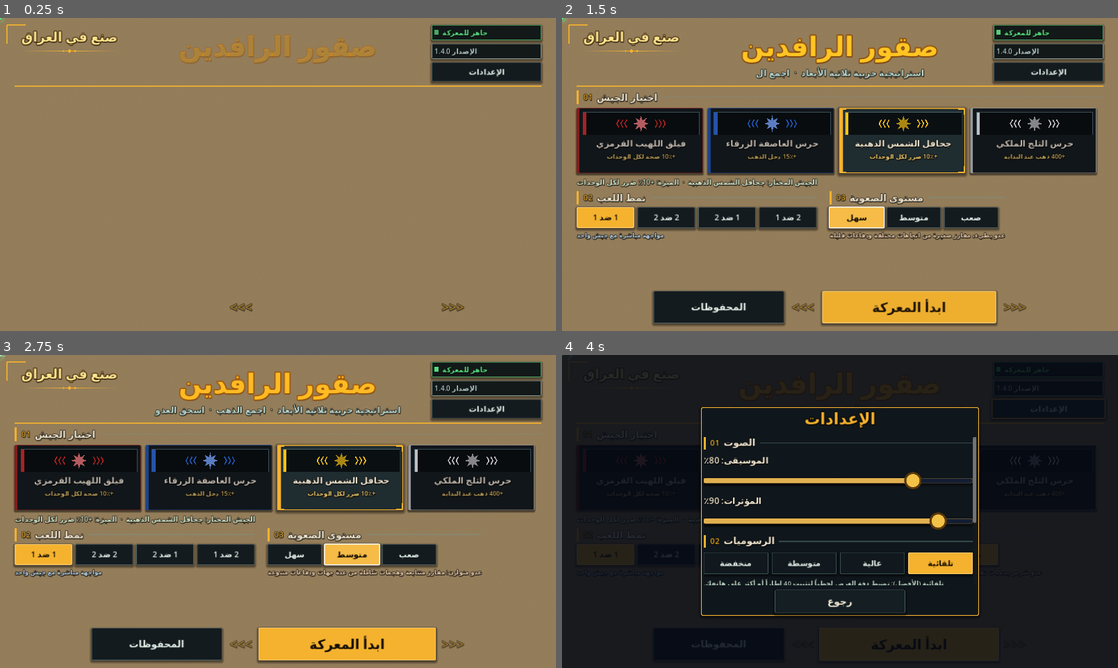
Above: before the commit, frames 1-4 (two rows, left to right).
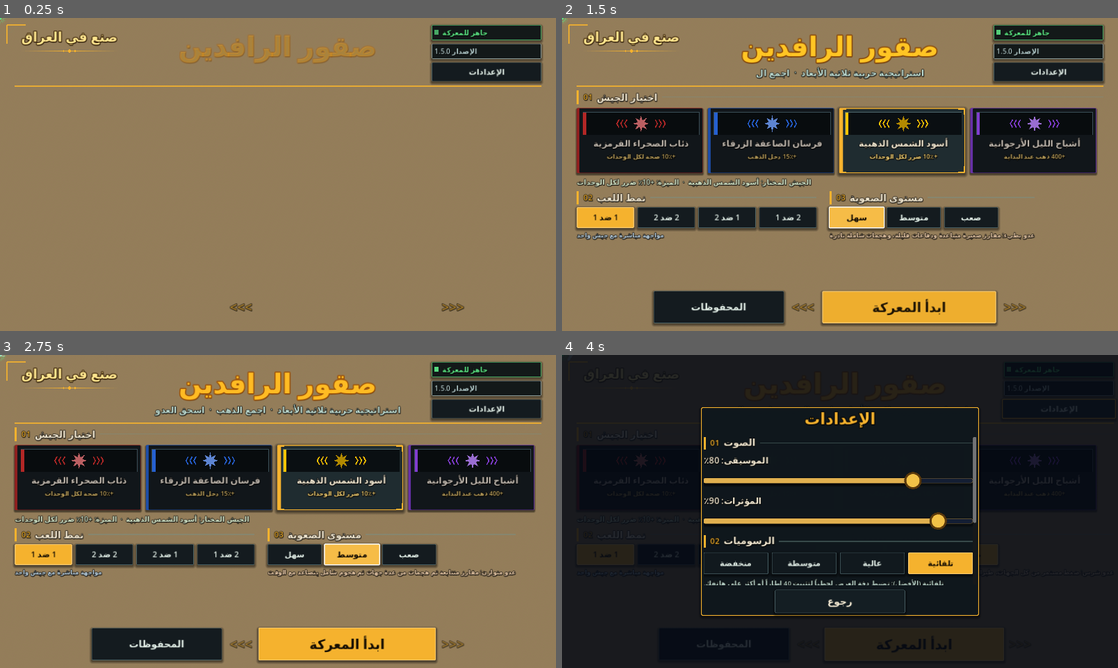
Above: after the commit, the same moments.

Repository: belal20202/Hawk
Game: Godot game, scene res://scenes/main.tscn
The game is run twice, just before and just after one commit, with the same random seed, the same clock (stepped at 60 frames per second) and the same inputs. Sound files missing from this copy of the repository are replaced by a short silence.
Inputs (mouse positions are in pixels of both pictures, inside the frame that each line leads up to):
- Up to frame 1 (0.25 s): no input
- Up to frame 2 (1.5 s): move the mouse to (962, 158) at 0.52 s; hold D 0.53-1.25 s; hold Shift 0.53-1.25 s; click (962, 158) at 0.67 s; click "سهل" at 1.25 s
- Up to frame 3 (2.75 s): click "متوسط" at 2 s
- Up to frame 4 (4 s): click "صعب" at 2.75 s; click "الإعدادات" at 3.5 s

The runs differ from the first frame. In frame 1, less than 0.1% of the frame differs, in the area x 79-80%, y 9-12%; in frame 2, 2.2%; in frame 3, 2.3%, in the area x 5-97%, y 9-71%; in frame 4, 0.2%.

Commit message:
Update data.gd

Diff:
--- a/scripts/data.gd
+++ b/scripts/data.gd
@@ -1,7 +1,7 @@
 extends Node
 ## بيانات اللعبة: الجيوش والوحدات والمنشآت والأنماط. عدّل الأرقام هنا لتغيير التوازن.
 
-const VERSION := "1.4.0"
+const VERSION := "1.5.0"
 const MAP := 360         # عدد الخلايا في كل ضلع (360 = خريطة كبيرة، 256 = أخف على الهواتف الضعيفة)
 const K := 1.40625       # نسبة التكبير مقارنة بالخريطة الأساسية (MAP / 256)
 const CELL := 2.0        # طول الخلية بالمتر
@@ -26,12 +26,13 @@
 		MINES.append(Vector2i(mx, my))
 
 
-# جيوش بأسماء مهيبة. لون كل جيش يظهر على الأعلام والأسقف والأشرطة.
+# جيوش بأسماء مميزة. لون كل جيش يظهر على الأعلام والأسقف والأشرطة وأقراص الوحدات.
+# (المفتاح الداخلي purple كان white سابقاً: اللون الأبيض لا يظهر بوضوح على الخريطة فاستُبدل بالبنفسجي)
 var ARMIES := {
-	"red": {"name": "فيلق اللهيب القرمزي", "short": "اللهيب", "color": Color.html("d92b2b"), "desc": "+10٪ صحة لكل الوحدات", "hp": 1.1},
-	"blue": {"name": "حرس العاصفة الزرقاء", "short": "العاصفة", "color": Color.html("2b6cde"), "desc": "+15٪ دخل الذهب", "inc": 1.15},
-	"yellow": {"name": "جحافل الشمس الذهبية", "short": "الشمس", "color": Color.html("f2c21a"), "desc": "+10٪ ضرر لكل الوحدات", "dmg": 1.1},
-	"white": {"name": "حرس الثلج الملكي", "short": "الثلج", "color": Color.html("f4f4f0"), "desc": "+400 ذهب عند البداية", "gold": 400},
+	"red": {"name": "ذئاب الصحراء القرمزية", "short": "الذئاب", "color": Color.html("e5322f"), "desc": "+10٪ صحة لكل الوحدات", "hp": 1.1},
+	"blue": {"name": "فرسان الصاعقة الزرقاء", "short": "الصاعقة", "color": Color.html("2f7bff"), "desc": "+15٪ دخل الذهب", "inc": 1.15},
+	"yellow": {"name": "أسود الشمس الذهبية", "short": "الأسود", "color": Color.html("ffc400"), "desc": "+10٪ ضرر لكل الوحدات", "dmg": 1.1},
+	"purple": {"name": "أشباح الليل الأرجوانية", "short": "الأشباح", "color": Color.html("a54dff"), "desc": "+400 ذهب عند البداية", "gold": 400},
 }
 
 # أنماط اللعب. players: خانات القواعد المشاركة، teams: رقم الفريق لكل خانة (-1 غير مشاركة)
@@ -43,17 +44,18 @@
 }
 
 # ثلاثة مستويات حقيقية تختلف في كل شيء: قوة العدو واقتصاده وسلوك هجماته.
-# every: ثواني بين قرارات التدريب، gm: مضاعف دخل العدو، bt: ثواني بين قرارات البناء
-# hp/dmg: مضاعف صحة وضرر العدو، air: هل يستخدم الطيران، trucks: عدد شاحنات الذهب
-# depots: عدد مقرات الذهب، tech: مستوى الوحدات المتقدمة 0..2، gold: ذهب إضافي للعدو عند البداية
-# لا يوجد وقت ثابت للهجوم: العدو يهاجم عندما يجهز جيشه، من اتجاه عشوائي، وبلا موعد يمكن توقعه.
-# raid: حجم المفرزة، gap: أقل راحة بين المفارز (تُضرب بعشوائية)، wave: أقل عدد للهجوم الشامل،
+# every: ثواني بين قرارات التدريب (تقل مع الوقت فيشتد الضغط)، gm: مضاعف دخل العدو، bt: ثواني بين قرارات البناء
+# hp/dmg: مضاعف صحة وضرر وحدات العدو، bhp: مضاعف صحة مباني العدو، air: هل يستخدم الطيران من البداية
+# trucks: عدد شاحنات الذهب، depots: عدد مقرات الذهب، tech: مستوى الوحدات المتقدمة 0..2 (يرتفع مع الوقت أيضاً)
+# gold: ذهب إضافي للعدو عند البداية، trickle: دخل احتياطي للعدو بالثانية (يزيد مع الوقت)، start_def: دفاعات جاهزة عند البداية
+# أسلوب الهجوم (مثل جنرالز): مفارز صغيرة متكررة، ثم هجمات متعددة الاتجاهات، ثم هجمات شاملة قوية تتصاعد مع الوقت.
+# first: ثواني قبل أول مفرزة، raid: حجم المفرزة، gap: أقل راحة بين المفارز، wave: أقل عدد للهجوم الشامل،
 # full_gap: أقل راحة بين الهجمات الشاملة، aggr: ميل العدو للهجوم كلما جهز جيشه (0..1)
 # def_max: أقصى عدد دفاعات يبنيها العدو حول مدينته، def_kinds: أنواع الدفاعات المتاحة له
 var DIFF := {
-	"easy": {"name": "سهل", "desc": "عدو بطيء، مفارز صغيرة من اتجاهات مختلفة ودفاعات قليلة", "every": 26.0, "gm": 0.55, "bt": 55.0, "hp": 0.75, "dmg": 0.65, "air": false, "trucks": 2, "depots": 1, "tech": 0, "gold": 0, "raid": 3, "gap": 150.0, "wave": 10, "full_gap": 420.0, "aggr": 0.35, "def_max": 3, "def_kinds": ["twr", "cnn"]},
-	"normal": {"name": "متوسط", "desc": "عدو متوازن: مفارز متتابعة وهجمات شاملة من عدة جهات ودفاعات متنوعة", "every": 15.0, "gm": 0.9, "bt": 32.0, "hp": 1.0, "dmg": 0.95, "air": false, "trucks": 3, "depots": 2, "tech": 1, "gold": 0, "raid": 5, "gap": 100.0, "wave": 14, "full_gap": 300.0, "aggr": 0.55, "def_max": 7, "def_kinds": ["twr", "cnn", "mor", "aat"]},
-	"hard": {"name": "صعب", "desc": "عدو شرس بدبابات ثقيلة وطيران ودفاعات متقدمة، يضرب من كل الجهات", "every": 8.0, "gm": 1.25, "bt": 20.0, "hp": 1.1, "dmg": 1.05, "air": true, "trucks": 5, "depots": 3, "tech": 2, "gold": 400, "raid": 7, "gap": 70.0, "wave": 18, "full_gap": 220.0, "aggr": 0.8, "def_max": 13, "def_kinds": ["twr", "cnn", "mor", "aat", "rkt", "lsr"]},
+	"easy": {"name": "سهل", "desc": "عدو بطيء: مفارز صغيرة متباعدة ودفاعات قليلة، وهجمات شاملة نادرة", "every": 24.0, "gm": 0.6, "bt": 50.0, "hp": 0.8, "dmg": 0.7, "bhp": 1.0, "air": false, "trucks": 2, "depots": 1, "tech": 0, "gold": 0, "trickle": 0.8, "start_def": 1, "first": 270.0, "raid": 4, "gap": 140.0, "wave": 12, "full_gap": 400.0, "aggr": 0.45, "def_max": 4, "def_kinds": ["twr", "mor"]},
+	"normal": {"name": "متوسط", "desc": "عدو متوازن: مفارز متتابعة ثم هجمات من عدة جهات ثم هجوم شامل يتصاعد مع الوقت", "every": 14.0, "gm": 0.95, "bt": 30.0, "hp": 1.05, "dmg": 1.0, "bhp": 1.3, "air": false, "trucks": 3, "depots": 2, "tech": 1, "gold": 200, "trickle": 2.2, "start_def": 2, "first": 200.0, "raid": 6, "gap": 95.0, "wave": 16, "full_gap": 280.0, "aggr": 0.6, "def_max": 9, "def_kinds": ["twr", "mor", "aat"]},
+	"hard": {"name": "صعب", "desc": "عدو شرس: ضغط مستمر من كل الجهات، طيران حديث، دفاعات قوية، وهجمات شاملة بكامل القوة", "every": 7.0, "gm": 1.3, "bt": 18.0, "hp": 1.2, "dmg": 1.1, "bhp": 1.7, "air": true, "trucks": 5, "depots": 3, "tech": 2, "gold": 800, "trickle": 4.5, "start_def": 3, "first": 140.0, "raid": 8, "gap": 65.0, "wave": 20, "full_gap": 200.0, "aggr": 0.85, "def_max": 16, "def_kinds": ["twr", "mor", "aat", "lsr"]},
 }
 
 # المسافات (range, vis) بوحدة الخلايا، والسرعة بخلية/ثانية.
@@ -69,34 +71,28 @@
 	"heavy": {"name": "دبابة ثقيلة", "cls": "veh", "hp": 480.0, "speed": 1.4, "range": 7.0, "dmg": 55.0, "cd": 1.9, "cost": 650, "time": 12.0, "vis": 8.0, "air": false, "noair": true, "radius": 2.6, "vs": {"inf": 0.8, "veh": 1.2, "air": 0.0, "bld": 1.5}},
 	"art": {"name": "مدفعية", "cls": "veh", "hp": 110.0, "speed": 1.5, "range": 11.0, "dmg": 40.0, "cd": 2.6, "cost": 450, "time": 10.0, "vis": 7.0, "air": false, "noair": true, "radius": 2.2, "vs": {"inf": 1.0, "veh": 0.9, "air": 0.0, "bld": 1.6}},
 	"aa": {"name": "مضاد طيران", "cls": "veh", "hp": 150.0, "speed": 2.2, "range": 9.0, "dmg": 12.0, "cd": 0.25, "cost": 400, "time": 8.0, "vis": 9.0, "air": false, "noair": false, "radius": 2.1, "vs": {"inf": 0.3, "veh": 0.2, "air": 2.4, "bld": 0.1}},
-	"heli": {"name": "مروحية", "cls": "air", "hp": 150.0, "speed": 3.4, "range": 5.5, "dmg": 14.0, "cd": 0.5, "cost": 500, "time": 10.0, "vis": 9.0, "air": true, "noair": false, "radius": 2.6, "vs": {"inf": 1.2, "veh": 0.9, "air": 0.8, "bld": 0.8}},
-	"jet": {"name": "مقاتلة", "cls": "air", "hp": 120.0, "speed": 5.2, "range": 6.0, "dmg": 26.0, "cd": 1.0, "cost": 700, "time": 14.0, "vis": 10.0, "air": true, "noair": false, "radius": 2.2, "vs": {"inf": 0.6, "veh": 1.0, "air": 1.8, "bld": 1.0}},
-	"bomber": {"name": "قاذفة", "cls": "air", "hp": 230.0, "speed": 3.6, "range": 2.5, "dmg": 90.0, "cd": 2.8, "cost": 900, "time": 16.0, "vis": 9.0, "air": true, "noair": true, "radius": 3.4, "vs": {"inf": 1.0, "veh": 1.2, "air": 0.0, "bld": 2.2}},
+	"heli": {"name": "مروحية هجومية", "cls": "air", "hp": 160.0, "speed": 3.4, "range": 5.5, "dmg": 14.0, "cd": 0.5, "cost": 500, "time": 10.0, "vis": 9.0, "air": true, "noair": false, "radius": 2.6, "vs": {"inf": 1.2, "veh": 0.9, "air": 0.8, "bld": 0.8}},
+	"jet": {"name": "مقاتلة شبحية", "cls": "air", "hp": 140.0, "speed": 5.6, "range": 6.5, "dmg": 28.0, "cd": 0.9, "cost": 800, "time": 15.0, "vis": 10.0, "air": true, "noair": false, "radius": 2.2, "vs": {"inf": 0.6, "veh": 1.0, "air": 1.9, "bld": 1.0}},
+	"bomber": {"name": "قاذفة شبحية", "cls": "air", "hp": 260.0, "speed": 3.8, "range": 2.5, "dmg": 100.0, "cd": 2.8, "cost": 1000, "time": 17.0, "vis": 9.0, "air": true, "noair": true, "radius": 3.4, "vs": {"inf": 1.0, "veh": 1.2, "air": 0.0, "bld": 2.3}},
+	"falcon": {"name": "صقر الرافدين", "cls": "air", "hp": 210.0, "speed": 6.2, "range": 7.5, "dmg": 42.0, "cd": 0.8, "cost": 1300, "time": 20.0, "vis": 11.0, "air": true, "noair": false, "radius": 2.6, "vs": {"inf": 0.9, "veh": 1.3, "air": 1.6, "bld": 1.2}},
 	"truck": {"name": "شاحنة ذهب", "cls": "veh", "hp": 180.0, "speed": 3.0, "range": 0.0, "dmg": 0.0, "cd": 99.0, "cost": 300, "time": 6.0, "vis": 6.0, "air": false, "noair": true, "radius": 2.1, "vs": {"inf": 0.0, "veh": 0.0, "air": 0.0, "bld": 0.0}},
 }
 
-# cat: تبويب البناء (main أساسية، eco خدمات واقتصاد، def دفاع، wall أسوار)
+# cat: تبويب البناء (main أساسية، def دفاع). لا أسوار ولا خدمات: الدفاعات أربعة فقط.
 # الدفاعات: range بالخلايا، dmg، cd، mode (all الكل، ground أرضي فقط، air جوي فقط)، vs مضاعف الضرر حسب الفئة،
-# splash نصف قطر الانفجار بالأمتار، heavy مقذوف كبير، shot اسم صوت الإطلاق، mh/ml ارتفاع وطول فوهة المدفع
+# splash نصف قطر الانفجار بالأمتار، heavy مقذوف كبير، shot اسم صوت الإطلاق، mh/ml ارتفاع وطول فوهة السلاح.
+# كل دفاع يدور نحو العدو القريب منه فقط (داخل مداه) ولا يهاجم ما هو أبعد.
 var BUILDINGS := {
 	"hq": {"name": "مقر القيادة", "size": 3, "hp": 2400.0, "vis": 10.0, "cost": 0, "bt": 1.0, "train": [], "cat": "main"},
 	"dep": {"name": "مقر تجميع الذهب", "size": 3, "hp": 1100.0, "vis": 8.0, "cost": 600, "bt": 10.0, "train": ["truck"], "cat": "main", "info": "شاحنات الذهب"},
 	"bar": {"name": "ثكنة", "size": 2, "hp": 700.0, "vis": 7.0, "cost": 300, "bt": 8.0, "train": ["inf", "mg", "rpg", "sniper", "cmd"], "cat": "main", "info": "مشاة"},
 	"fac": {"name": "مصنع دبابات", "size": 3, "hp": 950.0, "vis": 7.0, "cost": 600, "bt": 12.0, "train": ["lt", "tank", "heavy", "art", "aa"], "cat": "main", "info": "آليات"},
-	"air": {"name": "مطار", "size": 3, "hp": 900.0, "vis": 8.0, "cost": 800, "bt": 14.0, "train": ["heli", "jet", "bomber"], "cat": "main", "info": "طيران"},
-	"ref": {"name": "مصفاة الذهب", "size": 3, "hp": 1000.0, "vis": 8.0, "cost": 900, "bt": 14.0, "train": [], "cat": "eco", "info": "+12٪ دخل", "income": 0.12},
-	"rep": {"name": "ورشة إصلاح", "size": 3, "hp": 850.0, "vis": 8.0, "cost": 550, "bt": 11.0, "train": [], "cat": "eco", "info": "تصلح الآليات", "heal": "veh", "heal_r": 11.0, "heal_rate": 14.0},
-	"hos": {"name": "مستشفى ميداني", "size": 2, "hp": 650.0, "vis": 8.0, "cost": 350, "bt": 8.0, "train": [], "cat": "eco", "info": "تعالج الجنود", "heal": "inf", "heal_r": 10.0, "heal_rate": 11.0},
-	"rad": {"name": "رادار", "size": 2, "hp": 500.0, "vis": 32.0, "cost": 450, "bt": 9.0, "train": [], "cat": "eco", "info": "يكشف الخريطة"},
-	"twr": {"name": "برج رشاش", "size": 1, "hp": 520.0, "vis": 8.0, "cost": 250, "bt": 6.0, "train": [], "cat": "def", "info": "ضد الجنود", "range": 7.5, "dmg": 15.0, "cd": 0.9, "mode": "all", "vs": {"inf": 1.1, "veh": 0.5, "air": 0.6}, "shot": "shot"},
-	"cnn": {"name": "مدفع دفاعي", "size": 2, "hp": 800.0, "vis": 9.0, "cost": 450, "bt": 9.0, "train": [], "cat": "def", "info": "ضد الآليات", "range": 10.0, "dmg": 52.0, "cd": 1.7, "mode": "ground", "vs": {"inf": 0.8, "veh": 1.5}, "heavy": true, "shot": "cannon", "mh": 1.5, "ml": 2.2},
+	"air": {"name": "مطار", "size": 3, "hp": 900.0, "vis": 8.0, "cost": 800, "bt": 14.0, "train": ["heli", "jet", "bomber", "falcon"], "cat": "main", "info": "طيران"},
+	"twr": {"name": "مدفع رشاش", "size": 2, "hp": 560.0, "vis": 9.0, "cost": 250, "bt": 6.0, "train": [], "cat": "def", "info": "ضد الجنود", "range": 8.0, "dmg": 13.0, "cd": 0.35, "mode": "all", "vs": {"inf": 1.2, "veh": 0.4, "air": 0.6}, "shot": "mg", "mh": 1.7, "ml": 1.9},
 	"mor": {"name": "هاون", "size": 2, "hp": 600.0, "vis": 10.0, "cost": 550, "bt": 9.0, "train": [], "cat": "def", "info": "قصف بعيد", "range": 15.0, "dmg": 38.0, "cd": 2.8, "mode": "ground", "vs": {"inf": 1.4, "veh": 0.8}, "splash": 6.0, "heavy": true, "shot": "artillery", "mh": 1.2, "ml": 1.4},
-	"aat": {"name": "مضاد طيران", "size": 2, "hp": 650.0, "vis": 11.0, "cost": 400, "bt": 8.0, "train": [], "cat": "def", "info": "ضد الطيران", "range": 12.0, "dmg": 11.0, "cd": 0.22, "mode": "air", "vs": {"air": 2.3}, "shot": "aa", "mh": 1.6, "ml": 1.8},
-	"rkt": {"name": "منصة صواريخ", "size": 2, "hp": 700.0, "vis": 10.0, "cost": 750, "bt": 11.0, "train": [], "cat": "def", "info": "صواريخ ثقيلة", "range": 14.0, "dmg": 90.0, "cd": 3.4, "mode": "ground", "vs": {"inf": 0.5, "veh": 1.7}, "heavy": true, "shot": "rocket", "mh": 1.8, "ml": 1.6},
-	"lsr": {"name": "برج ليزر", "size": 2, "hp": 900.0, "vis": 10.0, "cost": 900, "bt": 12.0, "train": [], "cat": "def", "info": "يصيب كل شيء", "range": 9.5, "dmg": 20.0, "cd": 0.3, "mode": "all", "vs": {"inf": 1.2, "veh": 1.0, "air": 1.4}, "shot": "heli_gun", "mh": 2.4, "ml": 1.2},
-	"wall": {"name": "سور", "size": 1, "hp": 1100.0, "vis": 3.0, "cost": 40, "bt": 2.0, "train": [], "cat": "wall", "info": "يمنع العدو"},
-	"gate": {"name": "بوابة", "size": 2, "hp": 1500.0, "vis": 6.0, "cost": 200, "bt": 5.0, "train": [], "cat": "wall", "info": "لجيشك فقط"},
+	"aat": {"name": "مضاد طائرات", "size": 2, "hp": 650.0, "vis": 11.0, "cost": 400, "bt": 8.0, "train": [], "cat": "def", "info": "ضد الطيران", "range": 12.0, "dmg": 11.0, "cd": 0.22, "mode": "air", "vs": {"air": 2.3}, "shot": "aa", "mh": 1.6, "ml": 1.8},
+	"lsr": {"name": "مدفع ليزر", "size": 2, "hp": 900.0, "vis": 10.0, "cost": 900, "bt": 12.0, "train": [], "cat": "def", "info": "يصيب كل شيء", "range": 10.0, "dmg": 20.0, "cd": 0.3, "mode": "all", "vs": {"inf": 1.2, "veh": 1.0, "air": 1.4}, "shot": "laser", "laser": true, "mh": 2.4, "ml": 1.2},
 }
 
 # تبويبات قائمة البناء
-const BUILD_TABS := [["main", "أساسية"], ["def", "دفاعات"], ["eco", "خدمات"], ["wall", "أسوار"]]
+const BUILD_TABS := [["main", "أساسية"], ["def", "دفاعات"]]
